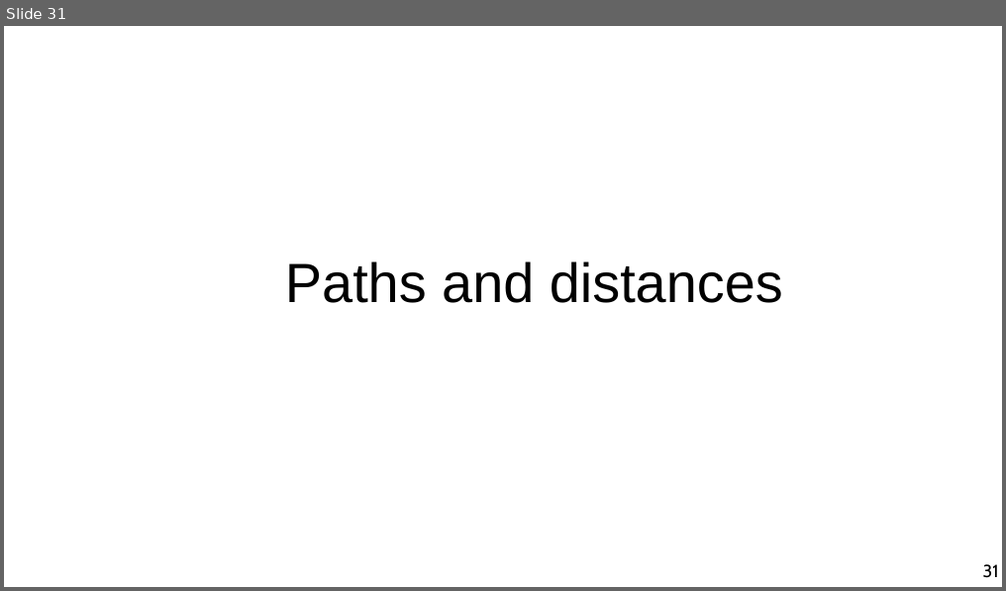
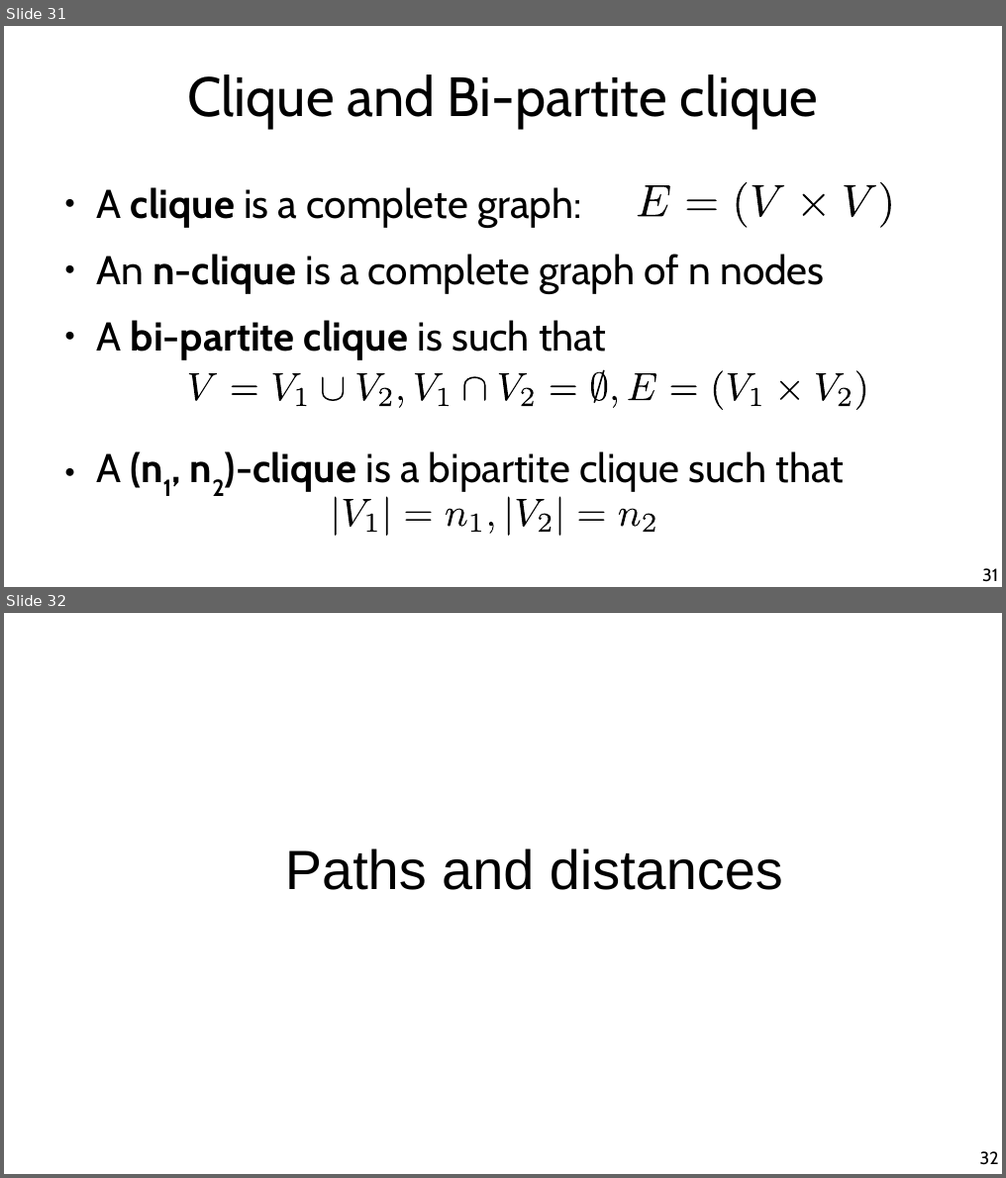
Before and after one commit to chatox/networks-science-course, a slide deck: theory/tt02_graph_theory_basics.odp. Shown one above the other, each under a label of ours: slide 31 before the commit, slides 31 and 32 after it. The pictures are 1006x591 and 1006x1178 pixels, drawn with LibreOffice and Linux fonts; fonts in the diff are those of the drawing. Boxes give left, top, right and bottom in pixels: in the first picture for what was removed or moved away, otherwise in the second. Text is boxed around its words. In the diff, an @@ line names an element or a change of style, - is before the commit and + after.

Commit message:
Concept of clique

```diff
--- a/theory/tt02_graph_theory_basics.odp
+++ b/theory/tt02_graph_theory_basics.odp
@@ slide 31 added at <box>4,26,1002,587</box>, background #FFFFFF @@
@@ title added at <box>187,75,818,129</box>, 44 pt, text #000000 @@
+Clique and Bi-partite clique
@@ text added at <box>97,187,844,492</box>, 32 pt, text #000000 @@
+● A clique is a complete graph:
+● An n-clique is a complete graph of n nodes
+● A bi-partite clique is such that
+● A (n1, n2)-clique is a bipartite clique such that
@@ group added at <box>637,182,891,228</box>: 7 freeform shapes @@
@@ group added at <box>187,371,869,410</box>: 26 freeform shapes @@
@@ group added at <box>330,497,656,536</box>: 16 freeform shapes @@
@@ page number added at <box>982,569,998,582</box>, 14 pt, text #000000 @@
+31
@@ what was slide 31 is now slide 32 @@
@@ page number at <box>980,1152,999,1165</box>: text changed @@
-31
+32
```
